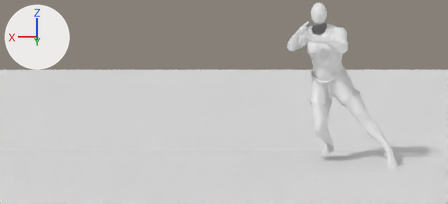
The Blender file anim-src/_preview_RightUnarmed.blend, before and after one commit.
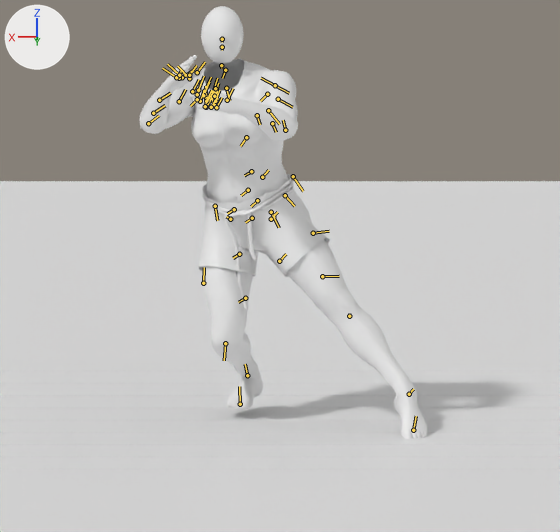
There are two pictures of each version: one from the file's camera 'CamWide', one close up on the part from 52% to 100% of the width and 0% to 100% of the height. The lights are fixed; the arrows at upper left show +X, +Y and +Z. The first two pictures are the older version. Both versions are drawn at frame 5 of the action 'StepDodgeRightUnarmed'; the numbers are the values there. The bones that change, and the others that lie on the model, are drawn over the model as lines in the close-ups.

In view in the first close-up: 'Floor', 'HIMBO - Body HP', 'HIMBO - Boxers', 'HIMBO - Feet', 'HIMBO - Hands', 'PreviewHead' and 14 more.
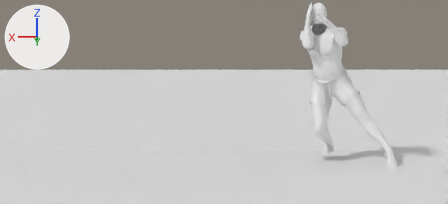
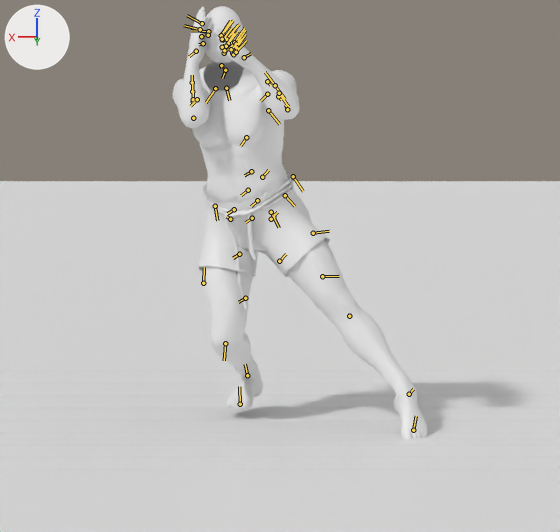
Pixel boxes [x1, y1, x2, y2] of what changed, in the close-ups (560 x 532 px):
```json
{"object": "HIMBO - Body HP", "change": "posed", "before": [139, 58, 407, 385], "after": [172, 61, 407, 385], "on screen": "12% narrower"}
{"object": "HIMBO - Hands", "change": "posed", "before": [154, 55, 258, 121], "after": [183, 7, 272, 84], "on screen": "14% narrower, 16% taller"}
{"bone": "NPC L UpperArm [LUar]", "before": "(275, 85) to (261, 78)", "after": "(275, 85) to (265, 72)"}
{"bone": "NPC L Forearm [LLar]", "before": "(285, 130) to (283, 120)", "after": "(287, 109) to (285, 105)"}
{"bone": "NPC R UpperArm [RUar]", "before": "(192, 91) to (199, 79)", "after": "(192, 91) to (192, 75)"}
{"bone": "NPC R Forearm [RLar]", "before": "(148, 123) to (159, 115)", "after": "(193, 118) to (193, 118)"}
```

The change, as JSON lines over the scene's bpy script:
```json
{"block": "bone_npc_l_upperarm__luar", "where": "bone_npc_l_upperarm__luar = bpy.data.objects['StepDodge_Skeleton'].pose.bones['NPC L UpperArm [LUar]']  # child of 'NPC L Clavicle [LClv]'"}
{"op": "set", "path": "bone_npc_l_upperarm__luar.rotation_quaternion", "old": "(0.848, -0.507, 0.146, 0.043)", "new": "(0.769, -0.604, 0.134, -0.161)", "note": "degrees (-62, 17, -4) -> degrees (-76, 1, -24)"}
{"block": "bone_npc_l_forearm__llar", "where": "bone_npc_l_forearm__llar = bpy.data.objects['StepDodge_Skeleton'].pose.bones['NPC L Forearm [LLar]']  # child of 'NPC L UpperArm [LUar]'"}
{"op": "set", "path": "bone_npc_l_forearm__llar.rotation_quaternion", "old": "(0.85, -0.527, 0.0, 0.0)", "new": "(0.827, -0.562, 0.0, 0.0)", "note": "degrees (-64, 0, 0) -> degrees (-68, 0, 0)"}
{"block": "bone_npc_r_upperarm__ruar", "where": "bone_npc_r_upperarm__ruar = bpy.data.objects['StepDodge_Skeleton'].pose.bones['NPC R UpperArm [RUar]']  # child of 'NPC R Clavicle [RClv]'"}
{"op": "set", "path": "bone_npc_r_upperarm__ruar.rotation_quaternion", "old": "(0.738, -0.658, -0.127, -0.077)", "new": "(0.647, -0.715, 0.252, -0.083)", "note": "degrees (-84, -17, 3) -> degrees (-99, 12, -29)"}
{"block": "bone_npc_r_forearm__rlar", "where": "bone_npc_r_forearm__rlar = bpy.data.objects['StepDodge_Skeleton'].pose.bones['NPC R Forearm [RLar]']  # child of 'NPC R UpperArm [RUar]'"}
{"op": "set", "path": "bone_npc_r_forearm__rlar.rotation_quaternion", "old": "(0.866, -0.5, 0.0, 0.0)", "new": "(0.737, -0.676, 0.0, 0.0)", "note": "degrees (-60, 0, 0) -> degrees (-85, 0, 0)"}
```
